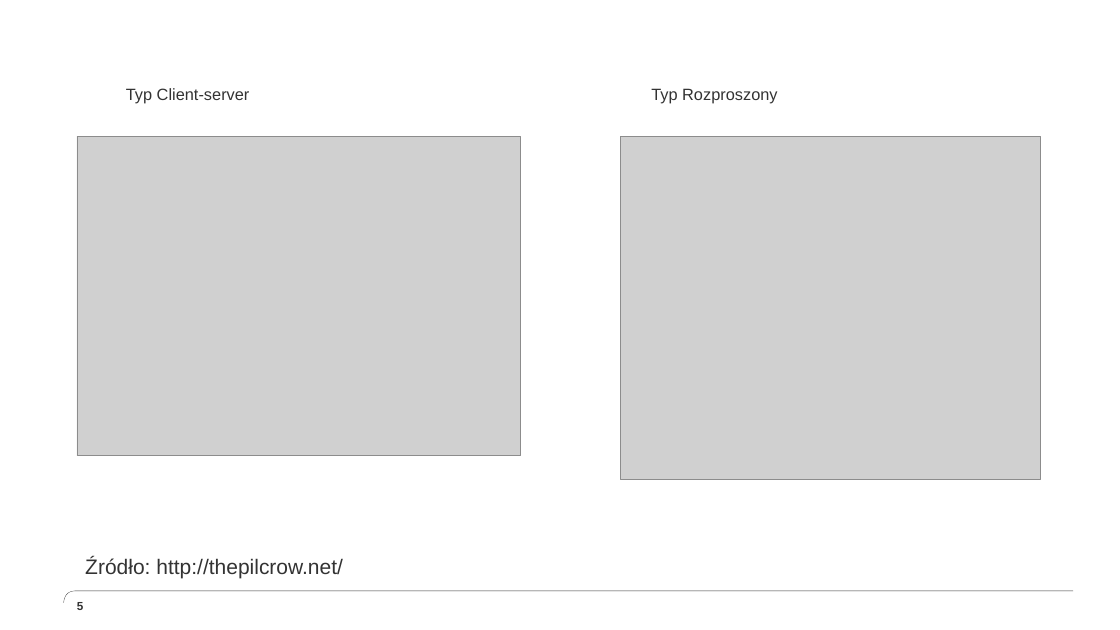
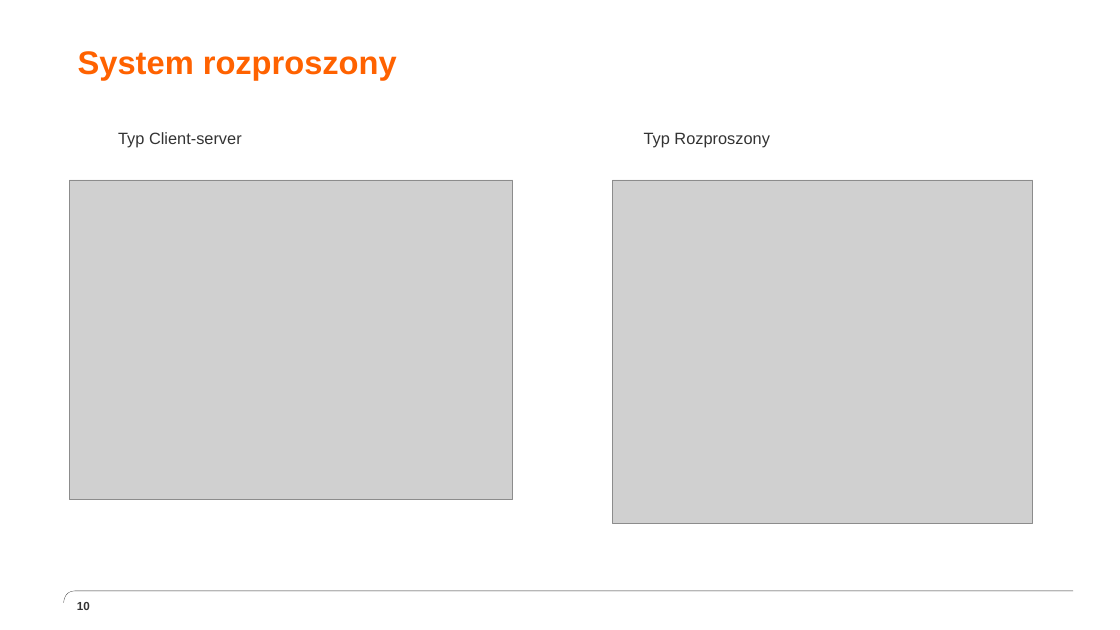
Before and after one commit to grazin/materialy, a slide deck: slide 10 of Programowanie użytkowe - Git.pptx (slide 5 before the commit). Drawn at 1120x630 pixels with LibreOffice and Linux fonts; fonts in the diff are those of the drawing; grey boxes stand for pictures; background and template pictures are left out. Boxes give left, top, right and bottom in pixels: in the first picture for what was removed or moved away, otherwise in the second. Text is boxed around its words. In the diff, an @@ line names an element or a change of style, - is before the commit and + after.

```diff
--- a/Programowanie użytkowe - Git.pptx
+++ b/Programowanie użytkowe - Git.pptx
@@ title added at box(78, 51, 397, 80), 28 pt, text #FF6200, bold @@
+System rozproszony
@@ 2 texts, 1 picture: place and size @@
-2 texts, 1 picture at box(77, 88, 777, 456)
+2 texts, 1 picture at box(69, 132, 769, 500)
@@ picture: place and size @@
-picture at box(620, 136, 1040, 480)
+picture at box(613, 180, 1033, 523)
@@ text removed at box(85, 558, 343, 579) @@
-Źródło: http://thepilcrow.net/
@@ page number at box(77, 602, 90, 610): text changed @@
-5
+10
```
Also in this commit, not shown: 1 other slide changed, 14 slides added.
